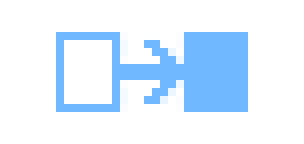
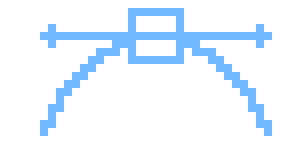
Revision of a layered 304×144 image; what changed, layer by layer:
added layer "spatial_interpo_bez" in group "boutons" over [40, 8, 272, 136]
hid "moveaway" over [56, 32, 248, 112]
